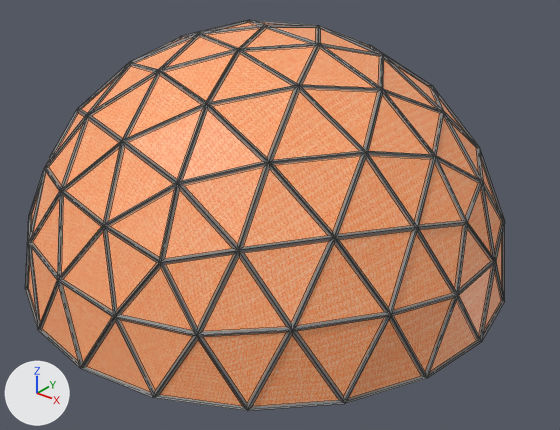
The Blender file Assets/homestead/models/dome_hab.blend, before and after one commit.
Both versions are drawn from a camera (50 mm lens) standing at (9.52, -11.44, 8.24) and looking at (0.58, -0.27, 1.32). Arrows for +X, +Y and +Z are at lower left; the lights stay in place. Mesh edges are drawn as thin lines.

Objects in the first picture: 'Support', 'outerSkin'.
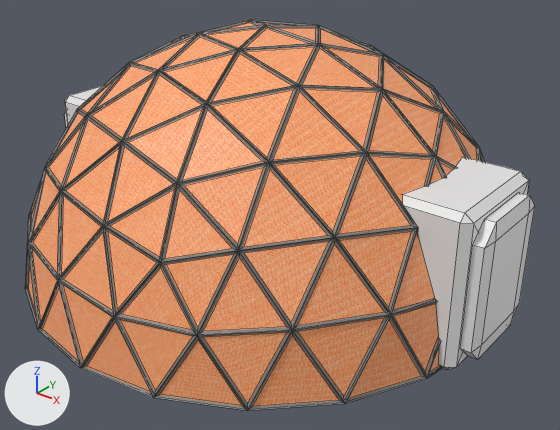
Commit message: Updated dome hab with bed and door entryway

Boxes (x1, y1, x2, y2) around the edits, measured in the pictures (560 x 430 px):
'outerSkin', reshaped
    before: (28, 22, 502, 407)
    after: (28, 22, 482, 407)
'Support', reshaped
    before: (25, 20, 505, 411)
    after: (25, 20, 484, 411)
'EntryFrame', added
    after: (65, 86, 529, 369)
'outerDoor', added
    after: (64, 112, 535, 360)
part 1 of me_icosphere_003, built on
    before: (368, 112, 505, 378)
    after: (368, 112, 481, 378)
part 2 of me_icosphere_001, built on
    before: (393, 161, 502, 373)
    after: (338, 117, 482, 373)

The change, as a diff of the scene's bpy script:
```diff
--- a/Assets/homestead/models/dome_hab.blend.py
+++ b/Assets/homestead/models/dome_hab.blend.py
@@ img_orange_canvas_full_albedo_tga @@
-img_orange_canvas_full_albedo_tga = load_image('orange_canvas_full_albedo.tga', 'textures/orange_canvas_full_albedo.tga', 1024, 1024, 'sRGB')
+img_orange_canvas_full_albedo_tga = load_image('orange_canvas_full_albedo.tga.001', 'textures/orange_canvas_full_albedo.tga', 1024, 1024, 'sRGB')
@@ mat_hdu_01_jpg @@
+mat_hdu_01_jpg = principled_material('HDU_01.jpg')
+mat_hdu_01_jpg.base_color = (0.8, 0.8, 0.8)  # white #e7e7e7
@@ me_icosphere_003 @@
 # used by ob_support; location = (0.0, 0.0, 0.0); scale = (5.01, 5.01, 5.01)
-me_icosphere_003.from_pydata(...)  # 662 vertices, 960 faces; spans x -1.01..1.01, y -1.01..1.01, z 0.0..1.01
+me_icosphere_003.from_pydata(...)  # 785 vertices, 1011 faces; spans x -1.01..1.01, y -1.01..1.01, z 0.0..1.01
+# me_icosphere_003 part 1: 2 vertices moved from x 0.84..0.95, y 0.16..0.24, z 0.26..0.48 to x 0.84, y 0.24, z 0.48; 32 vertices removed from x 0.82..1.0, y -0.23..0.23, z 0.0..0.52; 95 vertices added at x 0.77..1.01, y -0.24..0.24, z 0.0..0.59
 me_icosphere_003.materials.append(mat_metal_png)
@@ me_icosphere_001 @@
 # used by ob_outerskin; location = (0.0, 0.0, 0.0); scale = (5.02, 5.02, 5.02)
-me_icosphere_001.from_pydata(...)  # 91 vertices, 160 faces; spans x -1.0..1.0, y -1.0..1.0, z 0.0..1.0
+me_icosphere_001.from_pydata(...)  # 120 vertices, 154 faces; spans x -0.96..0.96, y -1.0..1.0, z 0.0..1.0
+# me_icosphere_001 part 2: 4 vertices removed from x 0.89..1.0, y -0.15..0.15, z 0.0..0.45; 19 vertices added at x 0.76..0.96, y -0.24..0.24, z 0.0..0.59
 me_icosphere_001.materials.append(mat_orange_canvas_full_albedo_tga)
@@ me_cube_002 @@
+me_cube_002.from_pydata(...)  # 24 vertices, 26 faces; spans x -1.0..1.0, y -0.75..0.75, z -1.0..1.0
+me_cube_002.materials.append(mat_hdu_01_jpg)  # its picture is missing
@@ me_cube_001 @@
+me_cube_001.from_pydata(...)  # 32 vertices, 36 faces; spans x -0.99..0.02, y -1.0..1.0, z -1.37..1.0
@@ ob_outerdoor @@
+ob_outerdoor = bpy.data.objects.new('outerDoor', me_cube_002)
+ob_outerdoor.location = (5.19, 0.0, 1.43)
+ob_outerdoor.scale = (0.133, 1.33, 1.33)
+_m = ob_outerdoor.modifiers.new('Mirror', 'MIRROR')
+_m.mirror_object = ob_innerskin
@@ ob_entryframe @@
+ob_entryframe = bpy.data.objects.new('EntryFrame', me_cube_001)
+ob_entryframe.location = (5.07, 0.0, 1.7)
+ob_entryframe.scale = (1.7, 1.2, 1.27)
+_m = ob_entryframe.modifiers.new('Mirror', 'MIRROR')
+_m.mirror_object = ob_innerskin
```
